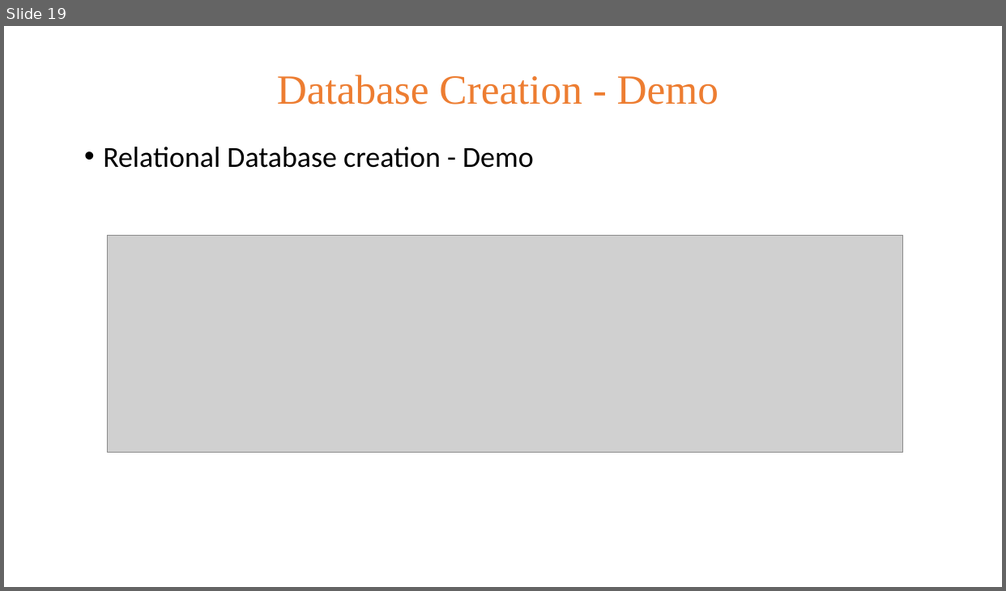
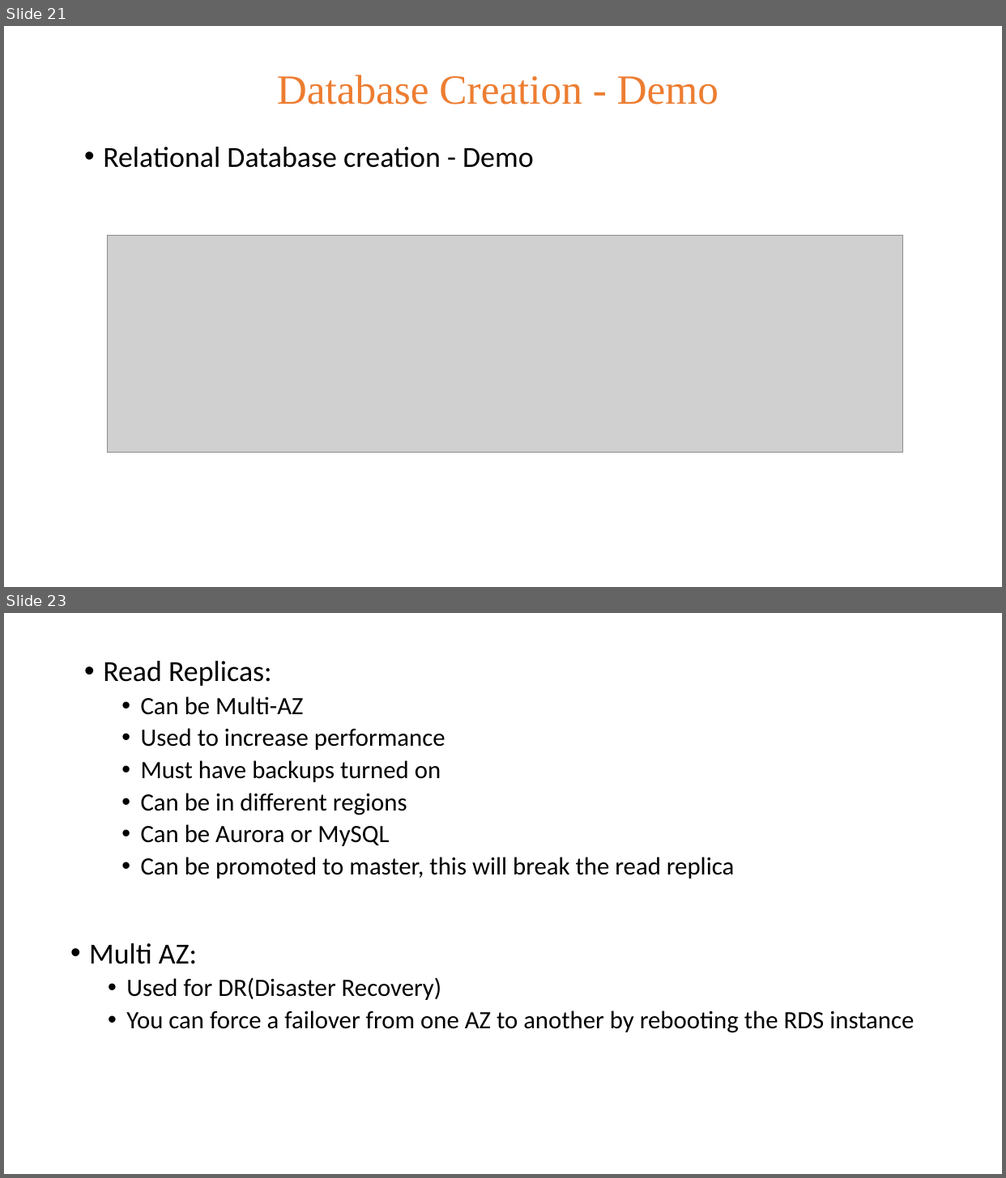
Before and after one commit to aloknath1/cloud-computing, a slide deck: Session-3.pptx. Shown one above the other, each under a label of ours: slide 19 before the commit, slides 21 and 23 after it; the slides between them are not shown. The pictures are 1006x591 and 1006x1178 pixels, drawn with LibreOffice and Linux fonts; fonts in the diff are those of the drawing; grey boxes stand for pictures. Boxes give left, top, right and bottom in pixels: in the first picture for what was removed or moved away, otherwise in the second. Text is boxed around its words. In the diff, an @@ line names an element or a change of style, - is before the commit and + after.

```diff
--- a/Session-3.pptx
+++ b/Session-3.pptx
@@ slide 23 added at (x1=4, y1=613, x2=1002, y2=1174), background #FFFFFF @@
@@ text added at (x1=103, y1=661, x2=734, y2=879), 24 pt, text #000000 @@
+• Read Replicas:
+  • Can be Multi-AZ
+  • Used to increase performance
+  • Must have backups turned on
+  • Can be in different regions
+  • Can be Aurora or MySQL
+  • Can be promoted to master, this will break the read replica
@@ text added at (x1=89, y1=943, x2=914, y2=1033), 24 pt, text #000000 @@
+• Multi AZ:
+  • Used for DR(Disaster Recovery)
+  • You can force a failover from one AZ to another by rebooting the RDS instance
@@ what was slide 19 is now slide 21 @@
```
Also in this commit, not shown: 4 slides changed, 6 other slides added, 1 slide removed, 1 other file.
